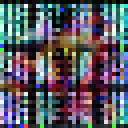
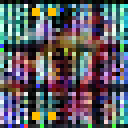
Layers edited between the first and the second 128 x 128 image:
added layer "Layer 5" above "Layer 2" over [32, 8, 56, 120]
